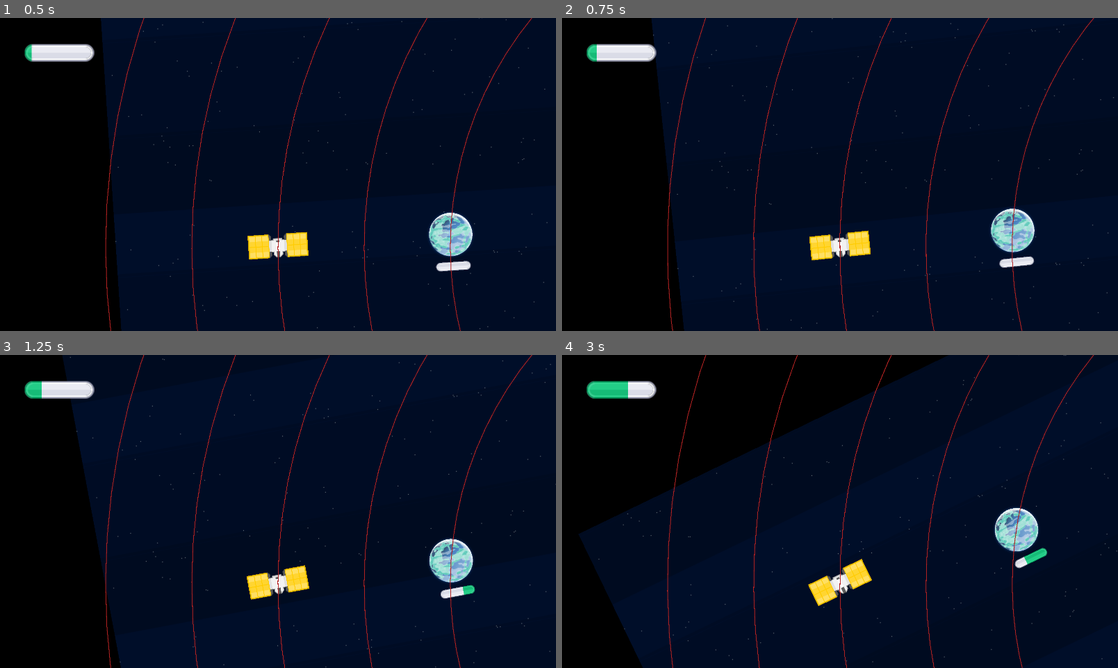
Above: before the commit, frames 1-4 (two rows, left to right).
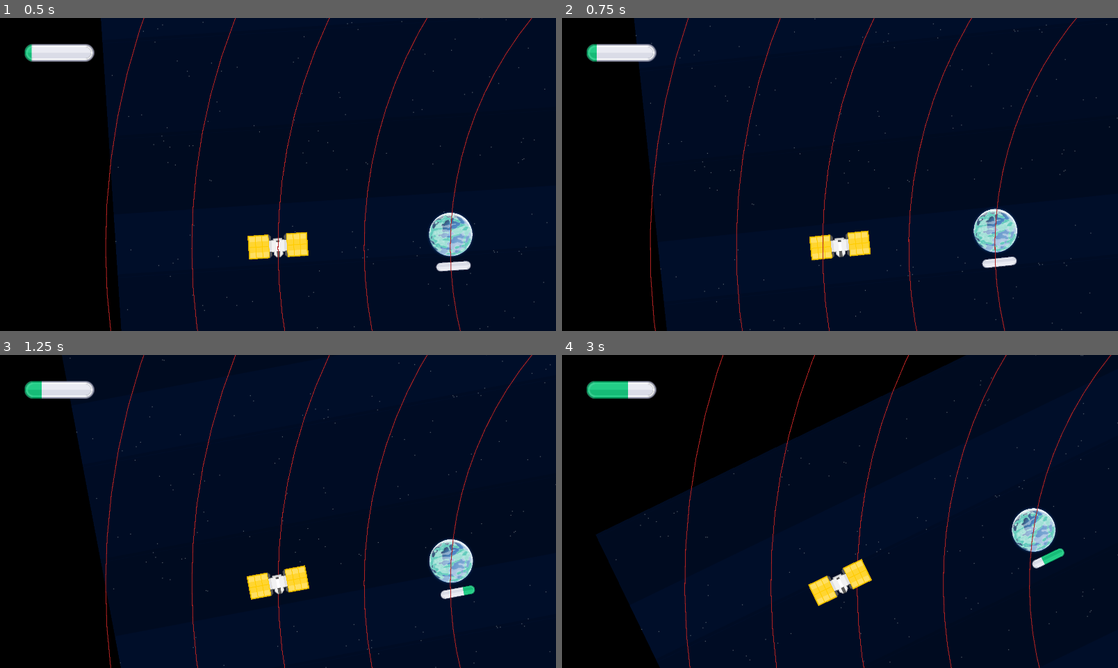
Above: after the commit, the same moments.

Repository: ThreeChooseOne/loopiter
Game: Godot game, scene res://main.tscn
Two runs of this game, one before a commit and one after it. Both use one fixed random seed, a clock stepped at 60 frames per second and the inputs below.
Inputs:
- Up to frame 1 (0.5 s): no input
- Up to frame 2 (0.75 s): tap Enter at 0.5 s; hold Up from 0.53 s (still down); tap I at 0.6 s
- Up to frame 3 (1.25 s): keep holding Up; tap Space at 0.77 s; tap O at 0.8 s
- Up to frame 4 (3 s): release Up at 1.28 s; hold Down 1.28-2.03 s; tap O at 1.35, 2.3, 2.85 s; tap Space at 1.52 s; tap I at 1.55, 2.1 s; hold Up from 2.03 s (still down)

Frame 1 is identical in both runs. In frame 2, 6.2% of the frame differs, in the area x 13-100%, y 0-100%; in frame 3, 0.4%; in frame 4, 6.5%, in the area x 3-100%, y 0-100%.

Commit message:
Add ability to change orbits with I and O

Diff:
--- a/main.gd
+++ b/main.gd
@@ -12,6 +12,8 @@
 
 @onready var camera = %PlayerCamera
 
+const num_orbits = 21
+
 func _ready() -> void:
 	max_viewport_size = get_viewport_rect().size
 
@@ -22,9 +24,9 @@
 	var min_orbit_radius = 500
 	var max_orbit_radius = 1000
 
-	for n in 21:
+	for n in num_orbits:
 		# TODO: figure out the radius ranges
-		var orbit_radius = min_orbit_radius + (n/21.0)*(max_orbit_radius - min_orbit_radius)
+		var orbit_radius = min_orbit_radius + (n/float(num_orbits))*(max_orbit_radius - min_orbit_radius)
 		var center = get_viewport_rect().size/2.0
 		var new_orbit = BaseOrbit.new(orbit_radius, center)
 		orbits.append(new_orbit)
@@ -48,6 +50,28 @@
 	# Hooks up signal to increment research meter
 	enter_key_pressed.connect(gen_moon._on_enter_pressed)
 
+func move_player_outer_orbit():
+	move_player_orbit(true)
+
+func move_player_inner_orbit():
+	move_player_orbit(false)
+
+func move_player_orbit(out: bool):
+	var curr = current_player_orbit()
+	var new = curr + (1 if out else -1)
+	new = clamp(new, 0, num_orbits - 1)
+	if new != curr:
+		var progress_ratio = player.progress_ratio
+		orbits[curr].remove_child(player)
+		orbits[new].add_child(player)
+		# Keep player angle the same between orbits
+		player.progress_ratio = progress_ratio
+
+func current_player_orbit() -> int:
+	for i in len(orbits):
+		if orbits[i].get_children().has(player):
+			return i
+	return -1
 
 func _process(delta: float) -> void:
 	camera.position = player.position
@@ -66,3 +90,7 @@
 				up_key_pressed.emit()
 			KEY_DOWN:
 				down_key_pressed.emit()
+			KEY_I:
+				move_player_inner_orbit()
+			KEY_O:
+				move_player_outer_orbit()
